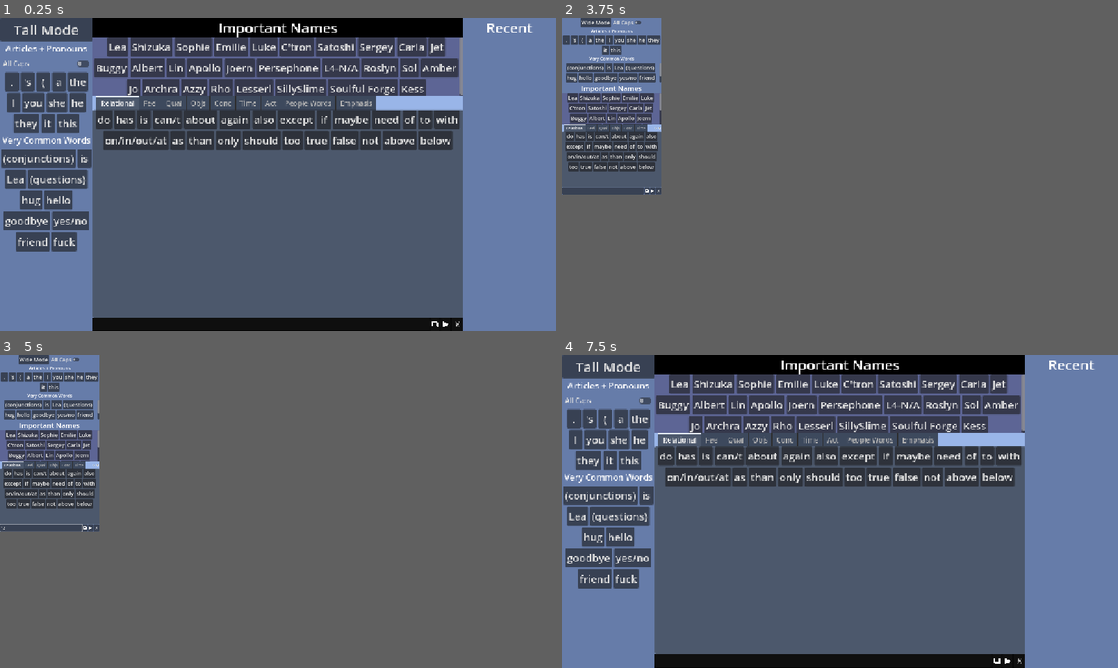
Above: before the commit, frames 1-4 (two rows, left to right).
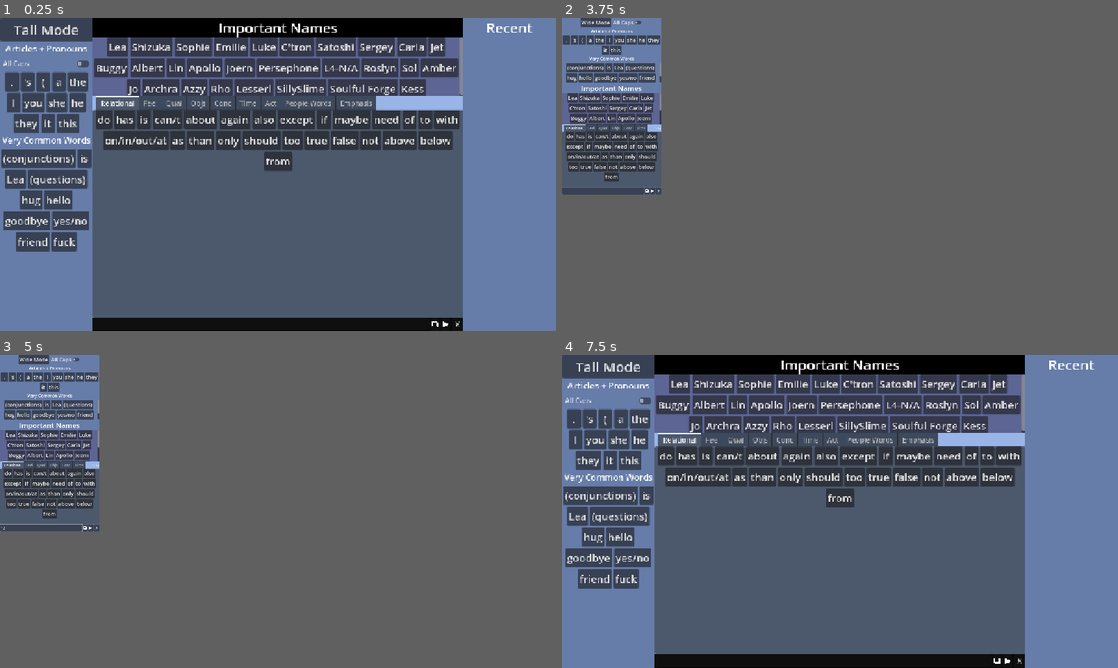
Above: after the commit, the same moments.

Repository: persephonesPoms/leaboard
Game: Godot game, scene res://Main.tscn
Two runs of this game, one before a commit and one after it. Both use one fixed random seed, a clock stepped at 60 frames per second and the inputs below.
Inputs (mouse positions are in pixels of both pictures, inside the frame that each line leads up to):
- Up to frame 1 (0.25 s): no input
- Up to frame 2 (3.75 s): click (823, 324) at 0.52 s; type "12" at 0.6 s; click "again" at 1.25 s; click "again" at 2 s; click "again" at 2.75 s; click "Tall Mode" at 3.5 s
- Up to frame 3 (5 s): click (227, 661) at 4.27 s; type "12" at 4.35 s
- Up to frame 4 (7.5 s): click "again" at 5 s; click "again" at 5.75 s; click "again" at 6.5 s; click "Wide Mode" at 7.25 s

The runs differ from the first frame. In frame 1, 0.3% of the frame differs, in the area x 47-53%, y 42-49%; in frame 2, less than 0.1%; in frame 3, less than 0.1%; in frame 4, 0.3%.

Commit message:
sex update

Diff:
--- /dev/null
+++ b/words/action/arson.tres
@@ -0,0 +1,11 @@
+[gd_resource type="Resource" script_class="LeaWord" load_steps=2 format=3 uid="uid://hhi13rjhi8lc"]
+
+[ext_resource type="Script" uid="uid://bhl3v5nbxbjvt" path="res://words/leaboard_word.gd" id="1_ttm0l"]
+
+[resource]
+script = ExtResource("1_ttm0l")
+display_name = "arson"
+permutations = Array[String](["arson"])
+nospace_after = false
+nospace_before = false
+metadata/_custom_type_script = "uid://bhl3v5nbxbjvt"
--- /dev/null
+++ b/words/action/bite.tres
@@ -0,0 +1,11 @@
+[gd_resource type="Resource" script_class="LeaWord" load_steps=2 format=3 uid="uid://bkjvq7c0wm4ce"]
+
+[ext_resource type="Script" uid="uid://bhl3v5nbxbjvt" path="res://words/leaboard_word.gd" id="1_cul77"]
+
+[resource]
+script = ExtResource("1_cul77")
+display_name = "bite"
+permutations = Array[String](["bite", "biting", "bites", "bit", "bitesu"])
+nospace_after = false
+nospace_before = false
+metadata/_custom_type_script = "uid://bhl3v5nbxbjvt"
--- /dev/null
+++ b/words/action/know.tres
@@ -0,0 +1,11 @@
+[gd_resource type="Resource" script_class="LeaWord" load_steps=2 format=3 uid="uid://4diayk5o3vcf"]
+
+[ext_resource type="Script" uid="uid://bhl3v5nbxbjvt" path="res://words/leaboard_word.gd" id="1_a00v2"]
+
+[resource]
+script = ExtResource("1_a00v2")
+display_name = "know"
+permutations = Array[String](["know", "knowing", "knows", "knew", "knowledge"])
+nospace_after = false
+nospace_before = false
+metadata/_custom_type_script = "uid://bhl3v5nbxbjvt"
--- /dev/null
+++ b/words/action/pull.tres
@@ -0,0 +1,11 @@
+[gd_resource type="Resource" script_class="LeaWord" load_steps=2 format=3 uid="uid://cwind0xos2yyw"]
+
+[ext_resource type="Script" uid="uid://bhl3v5nbxbjvt" path="res://words/leaboard_word.gd" id="1_57fch"]
+
+[resource]
+script = ExtResource("1_57fch")
+display_name = "pull"
+permutations = Array[String](["pull", "pulling", "pulls", "pulled"])
+nospace_after = false
+nospace_before = false
+metadata/_custom_type_script = "uid://bhl3v5nbxbjvt"
--- /dev/null
+++ b/words/action/touch.tres
@@ -0,0 +1,11 @@
+[gd_resource type="Resource" script_class="LeaWord" load_steps=2 format=3 uid="uid://ca3idmud1quya"]
+
+[ext_resource type="Script" uid="uid://bhl3v5nbxbjvt" path="res://words/leaboard_word.gd" id="1_s28pw"]
+
+[resource]
+script = ExtResource("1_s28pw")
+display_name = "touch"
+permutations = Array[String](["touch", "touching", "touches", "touched"])
+nospace_after = false
+nospace_before = false
+metadata/_custom_type_script = "uid://bhl3v5nbxbjvt"
--- /dev/null
+++ b/words/concepts/autism.tres
@@ -0,0 +1,11 @@
+[gd_resource type="Resource" script_class="LeaWord" load_steps=2 format=3 uid="uid://bd5x6i1scsk5a"]
+
+[ext_resource type="Script" uid="uid://bhl3v5nbxbjvt" path="res://words/leaboard_word.gd" id="1_2m67g"]
+
+[resource]
+script = ExtResource("1_2m67g")
+display_name = "autism"
+permutations = Array[String](["autism", "autistic"])
+nospace_after = false
+nospace_before = false
+metadata/_custom_type_script = "uid://bhl3v5nbxbjvt"
--- /dev/null
+++ b/words/concepts/sex.tres
@@ -0,0 +1,11 @@
+[gd_resource type="Resource" script_class="LeaWord" load_steps=2 format=3 uid="uid://dfcgbwg31t06d"]
+
+[ext_resource type="Script" uid="uid://bhl3v5nbxbjvt" path="res://words/leaboard_word.gd" id="1_2yb3n"]
+
+[resource]
+script = ExtResource("1_2yb3n")
+display_name = "sex"
+permutations = Array[String](["sex"])
+nospace_after = false
+nospace_before = false
+metadata/_custom_type_script = "uid://bhl3v5nbxbjvt"
--- /dev/null
+++ b/words/feelings/surprise.tres
@@ -0,0 +1,11 @@
+[gd_resource type="Resource" script_class="LeaWord" load_steps=2 format=3 uid="uid://o6t1v7jjm6td"]
+
+[ext_resource type="Script" uid="uid://bhl3v5nbxbjvt" path="res://words/leaboard_word.gd" id="1_cctel"]
+
+[resource]
+script = ExtResource("1_cctel")
+display_name = "surprise"
+permutations = Array[String](["surprise", "surprises", "surprising", "surprised"])
+nospace_after = false
+nospace_before = false
+metadata/_custom_type_script = "uid://bhl3v5nbxbjvt"
--- /dev/null
+++ b/words/objects/wire.tres
@@ -0,0 +1,11 @@
+[gd_resource type="Resource" script_class="LeaWord" load_steps=2 format=3 uid="uid://buadkh45xm7il"]
+
+[ext_resource type="Script" uid="uid://bhl3v5nbxbjvt" path="res://words/leaboard_word.gd" id="1_ql7nf"]
+
+[resource]
+script = ExtResource("1_ql7nf")
+display_name = "wire"
+permutations = Array[String](["wire", "wires", "wiring", "wired"])
+nospace_after = false
+nospace_before = false
+metadata/_custom_type_script = "uid://bhl3v5nbxbjvt"
--- /dev/null
+++ b/words/relation/from.tres
@@ -0,0 +1,11 @@
+[gd_resource type="Resource" script_class="LeaWord" load_steps=2 format=3 uid="uid://chcj8sjq2rcsf"]
+
+[ext_resource type="Script" uid="uid://bhl3v5nbxbjvt" path="res://words/leaboard_word.gd" id="1_upaer"]
+
+[resource]
+script = ExtResource("1_upaer")
+display_name = "from"
+permutations = Array[String](["from"])
+nospace_after = false
+nospace_before = false
+metadata/_custom_type_script = "uid://bhl3v5nbxbjvt"
--- /dev/null
+++ b/words/time/always.tres
@@ -0,0 +1,11 @@
+[gd_resource type="Resource" script_class="LeaWord" load_steps=2 format=3 uid="uid://c4hlxfbgfnbg"]
+
+[ext_resource type="Script" uid="uid://bhl3v5nbxbjvt" path="res://words/leaboard_word.gd" id="1_60bq3"]
+
+[resource]
+script = ExtResource("1_60bq3")
+display_name = "always"
+permutations = Array[String](["always"])
+nospace_after = false
+nospace_before = false
+metadata/_custom_type_script = "uid://bhl3v5nbxbjvt"
--- a/wordsets/actions.tres
+++ b/wordsets/actions.tres
@@ -28,9 +28,14 @@
 [ext_resource type="Resource" uid="uid://bx7qvhg8v7g5c" path="res://words/action/join.tres" id="26_sgyqr"]
 [ext_resource type="Resource" uid="uid://14spi2hwor6r" path="res://words/action/put.tres" id="27_ogngs"]
 [ext_resource type="Resource" uid="uid://ri833qrpk7dd" path="res://words/action/add.tres" id="28_ff34x"]
+[ext_resource type="Resource" uid="uid://bkjvq7c0wm4ce" path="res://words/action/bite.tres" id="29_ycndb"]
+[ext_resource type="Resource" uid="uid://cwind0xos2yyw" path="res://words/action/pull.tres" id="30_uyy28"]
+[ext_resource type="Resource" uid="uid://ca3idmud1quya" path="res://words/action/touch.tres" id="31_kosed"]
+[ext_resource type="Resource" uid="uid://hhi13rjhi8lc" path="res://words/action/arson.tres" id="32_yges0"]
+[ext_resource type="Resource" uid="uid://4diayk5o3vcf" path="res://words/action/know.tres" id="33_bqo35"]
 
 [resource]
 script = ExtResource("1_cv7yg")
-words = Array[ExtResource("2_d2ule")]([ExtResource("3_0dc4f" …(580 unchanged characters)… rce("27_ogngs"), ExtResource("28_ff34x")])
+words = Array[ExtResource("2_d2ule")]([ExtResource("3_0dc4f" …(580 unchanged characters)… rce("27_ogngs"), ExtResource("28_ff34x"), ExtResource("29_ycndb"), ExtResource("30_uyy28"), ExtResource("31_kosed"), ExtResource("32_yges0"), ExtResource("33_bqo35")])
 is_common = false
 metadata/_custom_type_script = "uid://bsnfgfse84nlf"
--- a/wordsets/concepts.tres
+++ b/wordsets/concepts.tres
@@ -25,9 +25,11 @@
 [ext_resource type="Resource" uid="uid://dcylgoddlyu43" path="res://words/concepts/call.tres" id="23_g57eu"]
 [ext_resource type="Resource" uid="uid://e3oio0uwnfmv" path="res://words/concepts/voice.tres" id="24_egqms"]
 [ext_resource type="Resource" uid="uid://cm1w2p3cognta" path="res://words/concepts/name.tres" id="25_g7m88"]
+[ext_resource type="Resource" uid="uid://dfcgbwg31t06d" path="res://words/concepts/sex.tres" id="26_h47to"]
+[ext_resource type="Resource" uid="uid://bd5x6i1scsk5a" path="res://words/concepts/autism.tres" id="27_segtx"]
 
 [resource]
 script = ExtResource("1_yv2po")
-words = Array[ExtResource("2_77b1k")]([ExtResource("3_jan0q" …(505 unchanged characters)… rce("24_egqms"), ExtResource("25_g7m88")])
+words = Array[ExtResource("2_77b1k")]([ExtResource("3_jan0q" …(505 unchanged characters)… rce("24_egqms"), ExtResource("25_g7m88"), ExtResource("26_h47to"), ExtResource("27_segtx")])
 is_common = false
 metadata/_custom_type_script = "uid://bsnfgfse84nlf"
--- a/wordsets/feelings.tres
+++ b/wordsets/feelings.tres
@@ -20,9 +20,10 @@
 [ext_resource type="Resource" uid="uid://d3443xvk4upu7" path="res://words/feelings/want.tres" id="18_2body"]
 [ext_resource type="Resource" uid="uid://vil55je5x678" path="res://words/people words/sorry.tres" id="19_atn37"]
 [ext_resource type="Resource" uid="uid://d3ovxiv663e6j" path="res://words/feelings/nervous.tres" id="20_rsdwu"]
+[ext_resource type="Resource" uid="uid://o6t1v7jjm6td" path="res://words/feelings/surprise.tres" id="21_w03jg"]
 
 [resource]
 script = ExtResource("1_hty12")
-words = Array[ExtResource("2_lvur7")]([ExtResource("3_5qbq4" …(380 unchanged characters)… rce("19_atn37"), ExtResource("20_rsdwu")])
+words = Array[ExtResource("2_lvur7")]([ExtResource("3_5qbq4" …(380 unchanged characters)… rce("19_atn37"), ExtResource("20_rsdwu"), ExtResource("21_w03jg")])
 is_common = false
 metadata/_custom_type_script = "uid://bsnfgfse84nlf"
--- a/wordsets/objects.tres
+++ b/wordsets/objects.tres
@@ -11,9 +11,10 @@
 [ext_resource type="Resource" uid="uid://dkbvqv4tcoc55" path="res://words/objects/blood.tres" id="8_eck1k"]
 [ext_resource type="Resource" uid="uid://djo27fgtdu7e" path="res://words/objects/machine.tres" id="9_xrmjk"]
 [ext_resource type="Resource" uid="uid://c62nlvuxqmk4e" path="res://words/objects/robot.tres" id="10_501dj"]
+[ext_resource type="Resource" uid="uid://buadkh45xm7il" path="res://words/objects/wire.tres" id="12_jgp3l"]
 
 [resource]
 script = ExtResource("1_y3bhx")
-words = Array[ExtResource("2_xjqdd")]([ExtResource("3_6ygyj"), ExtResource("4_irj0t"), ExtResource("5_irj0t"), ExtResource("5_jgp3l"), ExtResource("6_5n814"), ExtResource("7_6iogk"), ExtResource("8_eck1k"), ExtResource("9_xrmjk"), ExtResource("10_501dj")])
+words = Array[ExtResource("2_xjqdd")]([ExtResource("3_6ygyj"), ExtResource("4_irj0t"), ExtResource("5_irj0t"), ExtResource("5_jgp3l"), ExtResource("6_5n814"), ExtResource("7_6iogk"), ExtResource("8_eck1k"), ExtResource("9_xrmjk"), ExtResource("10_501dj"), ExtResource("12_jgp3l")])
 is_common = false
 metadata/_custom_type_script = "uid://bsnfgfse84nlf"
--- a/wordsets/relation.tres
+++ b/wordsets/relation.tres
@@ -27,9 +27,10 @@
 [ext_resource type="Resource" uid="uid://dnp1kxqx6lqyp" path="res://words/relation/than.tres" id="25_cpbko"]
 [ext_resource type="Resource" uid="uid://bentthaa0vvsr" path="res://words/relation/above.tres" id="26_0kpld"]
 [ext_resource type="Resource" uid="uid://djnexsgkkpwgc" path="res://words/relation/below.tres" id="27_yw621"]
+[ext_resource type="Resource" uid="uid://chcj8sjq2rcsf" path="res://words/relation/from.tres" id="28_m5dmp"]
 
 [resource]
 script = ExtResource("1_n0yxi")
-words = Array[ExtResource("2_cpbko")]([ExtResource("3_0kpld" …(555 unchanged characters)… rce("26_0kpld"), ExtResource("27_yw621")])
+words = Array[ExtResource("2_cpbko")]([ExtResource("3_0kpld" …(555 unchanged characters)… rce("26_0kpld"), ExtResource("27_yw621"), ExtResource("28_m5dmp")])
 is_common = false
 metadata/_custom_type_script = "uid://bsnfgfse84nlf"
--- a/wordsets/time.tres
+++ b/wordsets/time.tres
@@ -17,9 +17,10 @@
 [ext_resource type="Resource" uid="uid://cuyrskdmvxyvq" path="res://words/time/already.tres" id="15_10guy"]
 [ext_resource type="Resource" uid="uid://b48yq5eub8e5g" path="res://words/time/past.tres" id="16_wt7su"]
 [ext_resource type="Resource" uid="uid://djue1qrw3lv2g" path="res://words/time/sometimes.tres" id="17_10guy"]
+[ext_resource type="Resource" uid="uid://c4hlxfbgfnbg" path="res://words/time/always.tres" id="18_wt7su"]
 
 [resource]
 script = ExtResource("1_dgmug")
-words = Array[ExtResource("2_gvou7")]([ExtResource("3_aus2y" …(305 unchanged characters)… rce("16_wt7su"), ExtResource("17_10guy")])
+words = Array[ExtResource("2_gvou7")]([ExtResource("3_aus2y" …(305 unchanged characters)… rce("16_wt7su"), ExtResource("17_10guy"), ExtResource("18_wt7su")])
 is_common = false
 metadata/_custom_type_script = "uid://bsnfgfse84nlf"
Not shown: 1 places in wordsets/actions.tres that only renumber resources
Not shown: 1 places in wordsets/concepts.tres that only renumber resources
Not shown: 1 places in wordsets/feelings.tres that only renumber resources
Not shown: 1 places in wordsets/objects.tres that only renumber resources
Not shown: 1 places in wordsets/relation.tres that only renumber resources
Not shown: 1 places in wordsets/time.tres that only renumber resources
